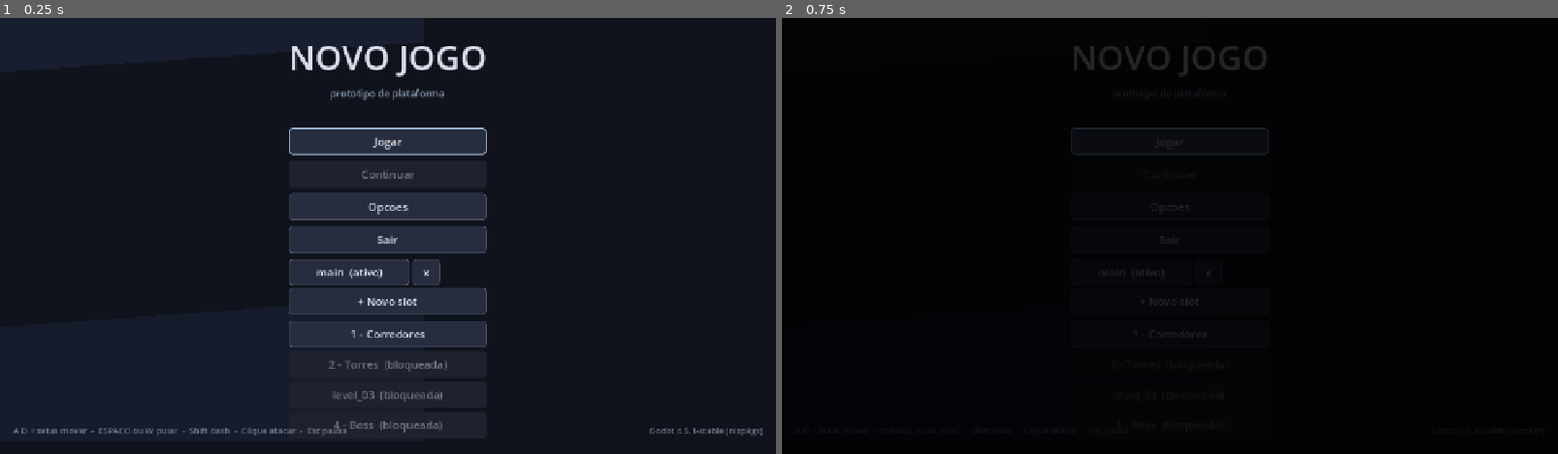
Above: before the commit, frames 1-2 (left to right).
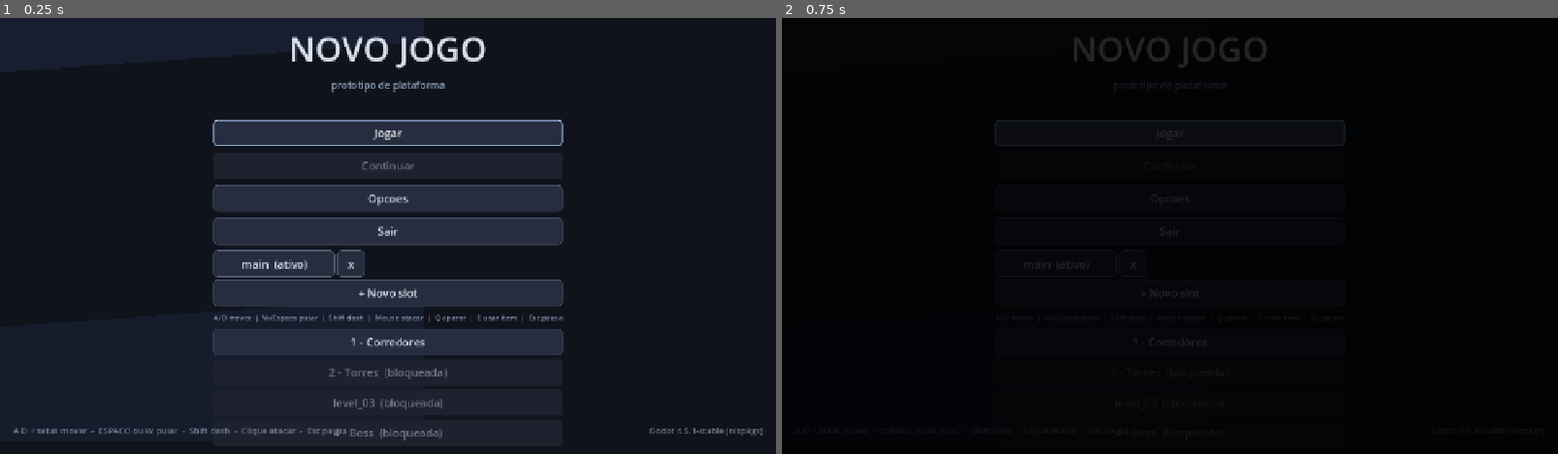
Above: after the commit, the same moments.

Repository: GuilhermeBallestrim/jogo-teste-em-godot
Game: Godot game, scene res://scenes/ui/main_menu.tscn
The game is run twice, just before and just after one commit, with the same random seed, the same clock (stepped at 60 frames per second) and the same inputs.
Inputs:
- Up to frame 1 (0.25 s): no input
- Up to frame 2 (0.75 s): click "Jogar" at 0.5 s

The runs differ from the first frame. In frame 1, 13% of the frame differs, in the area x 27-73%, y 4-97%; in frame 2, 1.0%.

Commit message:
fix: boss desfuncional (visual states, charge mais lento, vulnerable maior) + i-frames inimigo + hitbox/hurtbox visual

Diff:
--- a/scenes/actors/enemies/boss.gd
+++ b/scenes/actors/enemies/boss.gd
@@ -14,7 +14,7 @@
 @export var slam_radius := 180.0
 @export var slam_damage := 2
 @export var barrage_count := 5
-@export var charge_speed := 420.0
+@export var charge_speed := 280.0
 
 var _pattern := 0
 var _vulnerable_timer := 0.0
@@ -23,7 +23,6 @@
 func _ready() -> void:
 	body_color = Color(0.55, 0.2, 0.55)
 	super._ready()
-	Music.play(-10.0, &"boss")
 	max_health = 20
 	health = max_health
 	detect_range = 9999.0
@@ -32,8 +31,27 @@
 	chase_speed = 0.0
 	patrol_speed = 0.0
 	leash_radius = 0.0
-	# O boss nao patrulha: fica no posto.
+	Music.play(-10.0, &"boss")
 	_set_state(State.IDLE)
+
+
+func _set_state(next: State) -> void:
+	super._set_state(next)
+	_update_boss_visual()
+
+
+func _update_boss_visual() -> void:
+	match state:
+		State.IDLE:
+			_sprite.color = body_color
+		State.ATTACK, State.AIM, State.CHASE:
+			_sprite.color = body_color.lerp(Color(1.0, 0.3, 0.3), 0.5)
+		State.VULNERABLE:
+			_sprite.color = Color(0.3, 0.9, 0.4)
+		State.STAGGER:
+			_sprite.color = body_color.lerp(Color(0.5, 0.5, 0.5), 0.5)
+		State.DEAD:
+			pass
 
 
 func _think(delta: float) -> void:
@@ -43,23 +61,20 @@
 			if _state_timer >= 1.2:
 				_start_next_pattern()
 		State.ATTACK:
-			# SLAM: onda de choque radial.
 			_stop(delta, 1400.0)
 			if _state_timer >= 0.1 and not _slam_done:
 				_slam_done = true
 				_do_slam()
 			if _state_timer >= 0.6:
 				_set_state(State.VULNERABLE)
-				_vulnerable_timer = 2.0
+				_vulnerable_timer = 3.0
 		State.AIM:
-			# BARRAGE: rajada de projeteis.
 			_stop(delta, 900.0)
 			if _state_timer >= 0.8:
 				_do_barrage()
 				_set_state(State.VULNERABLE)
-				_vulnerable_timer = 2.0
+				_vulnerable_timer = 3.0
 		State.CHASE:
-			# CHARGE: carga em direcao ao jogador.
 			if _target != null:
 				var to_target := _target.global_position.x - global_position.x
 				_facing = signf(to_target) if to_target != 0.0 else _facing
@@ -67,7 +82,7 @@
 			if _state_timer >= 0.7:
 				velocity = Vector2.ZERO
 				_set_state(State.VULNERABLE)
-				_vulnerable_timer = 1.5
+				_vulnerable_timer = 2.5
 		State.VULNERABLE:
 			_stop(delta, 600.0)
 			_vulnerable_timer -= delta
@@ -77,6 +92,11 @@
 			_stop(delta, 800.0)
 			if _state_timer >= 0.6:
 				_set_state(State.IDLE)
+		State.DEAD:
+			pass
+		State.PATROL:
+			pass
+
 
 func _start_next_pattern() -> void:
 	_pattern = (_pattern + 1) % 3
@@ -91,7 +111,6 @@
 
 
 func _do_slam() -> void:
-	# Onda de choque radial: dano ao jogador se estiver no raio.
 	var players := get_tree().get_nodes_in_group(&"player")
 	for node in players:
 		var body := node as Node2D
@@ -101,7 +120,6 @@
 			var direction := (body.global_position - global_position).normalized()
 			if body.has_method(&"apply_damage"):
 				body.call(&"apply_damage", slam_damage, self, direction, 300.0)
-	# Particulas de impacto.
 	ParticlePreset.spawn_burst(get_tree().current_scene, global_position, body_color, 40)
 	Hitstop.trigger(4)
 	_camera_shake_for_boss()
@@ -131,7 +149,6 @@
 
 
 func _camera_shake_for_boss() -> void:
-	# O boss tem sua propria camera shake (mais forte).
 	for node in get_tree().get_nodes_in_group(&"player"):
 		var body := node as Node2D
 		if body == null:
@@ -144,13 +161,10 @@
 func apply_damage(amount: int, source: Node, direction: Vector2, knockback: float) -> void:
 	if state == State.DEAD:
 		return
-	# So toma dano durante VULNERABLE.
 	if state != State.VULNERABLE:
-		# Flash de "nao afeta".
 		_flash()
 		return
 	super.apply_damage(amount, source, direction, knockback)
-	# Knockback reduzido: o boss nao deve ser empurrado para fora da arena.
 	velocity *= 0.3
 
 
--- a/scenes/ui/main_menu.gd
+++ b/scenes/ui/main_menu.gd
@@ -37,6 +37,14 @@
 	GameState.load_progress()
 	_build_slot_list()
 	_build_level_list()
+	# Guia rapido de controles.
+	var guide := Label.new()
+	guide.text = "A/D mover  |  W/Espaco pular  |  Shift dash  |  Mouse atacar  |  Q aparar  |  E usar item  |  Esc pausa"
+	guide.add_theme_font_size_override("font_size", 12)
+	guide.add_theme_color_override("font_color", Color(0.55, 0.62, 0.72))
+	guide.horizontal_alignment = HORIZONTAL_ALIGNMENT_CENTER
+	_level_list.get_parent().add_child(guide)
+	_level_list.get_parent().move_child(guide, _level_list.get_index())
 	_version.text = "Godot %s" % Engine.get_version_info()["string"]
 
 	_play.grab_focus()
@@ -183,7 +191,14 @@
 	GameState.reset()
 	# "Jogar" sempre vai para a primeira fase -- e o botao de inicio, nao um
 	# atalho para a ultima jogada. Para escolher, use a lista abaixo.
+	# "Jogar" vai para a primeira fase desbloqueada, nao sempre a 1.
 	var first := LevelRegistry.default_id()
+	for id: StringName in LevelRegistry.all_ids():
+		if id == &"main_menu":
+			continue
+		if GameState.is_level_unlocked(id):
+			first = id
+			break
 	SceneRouter.goto(LevelRegistry.path_for(first), first)
 
 
